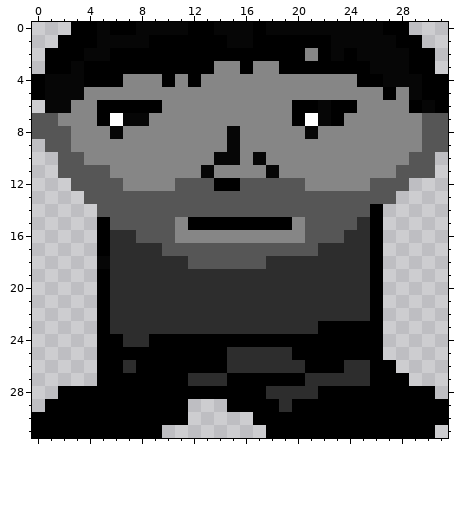
File history of a pixel-art sprite, img/wokedavey.png. Above, as it was before the edit.
The file is 32x32 pixels.
The result:
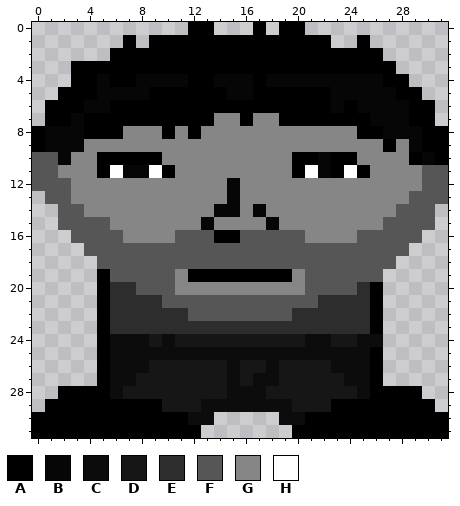
Palette (. is transparent): A #000000  B #060606  C #0c0c0c  D #161616  E #2d2d2d  F #565656  G #868686  H #ffffff
The edit:
Changed rows in their new state; - is an unchanged pixel.
first column x 0:
 0 ---.........--...-.AA........---
 1 --.....A.------AA------..A....--
 2 -.....---------------A-A-AA....-
 3 -..A----------AA-AA-------AA...-
 4 ...A-B-ABBBB-ABBBABBBBBBBBBAA...
 5 ..AAABBBBAAAAAABBAAAAAABBBBBAA..
 6 -AAABB----AAAAAAAAAA--AB-BBBB-A.
 7 .AABA-AAAAAAAA--A--A-AA-AABBBAA.
 8 ABBBAAA---A-A--G-----G---AABBBAA
 9 ABBB-----------G-----------A-BAA
10 FFBG-AAAAA----GG-G--AABAA----ABA
11 FFGGGAHBBHA--G----G-AHBAHA--GG-F
12 FFFGGGG----GGGGBGGGGG-----GGGGFF
13 -FFGGGGGGGGGGGGBGGGGGGGGGGGGGFFF
14 --FFGGGGGGGGGGBBGBGGGGGGGGGGFFF-
15 --FFFFGGGGG-GBGGGGBG-GGGGGGFFFF-
16 ---FFFFGGGGFFFAAFFFFFGGGGFFFFF--
17 ----FFFFFF------------FFFFFFF---
18 -----FFFFFFF------FFFFFFFFFF----
19 ------FFFFFGAAAAAAAAGFFFFFF-----
20 --------FFFGGGGGGGGGGFFFF-------
21 ----------FFFFFFFFFFFF----------
22 ------------FFFFFFFF------------
23 ----------------------EEEE------
24 ------CCCDCDDDDDDDDDDCCDDCC-----
25 ------CCCCCCCCCCCCCCCCCCCC------
26 ------CCCDDDDDDCDDCDDDDCCC-.----
27 ------CCDDDDDDDCDCCDDDDDCC-..---
28 ------CDDDDDDDDCCCDDDDDDDC----.-
29 ----------DDDCCCCCCCDDD--------.
30 ------------CC---..CC-----------
31 ----------AAA-----..-----------A
